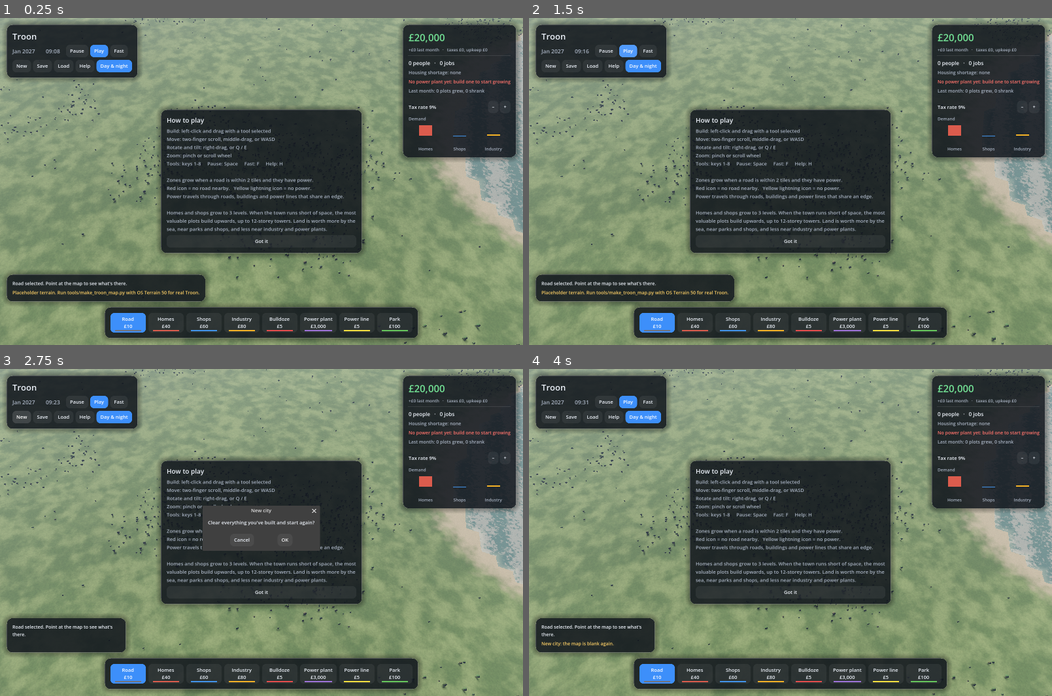
Above: before the commit, frames 1-4 (two rows, left to right).
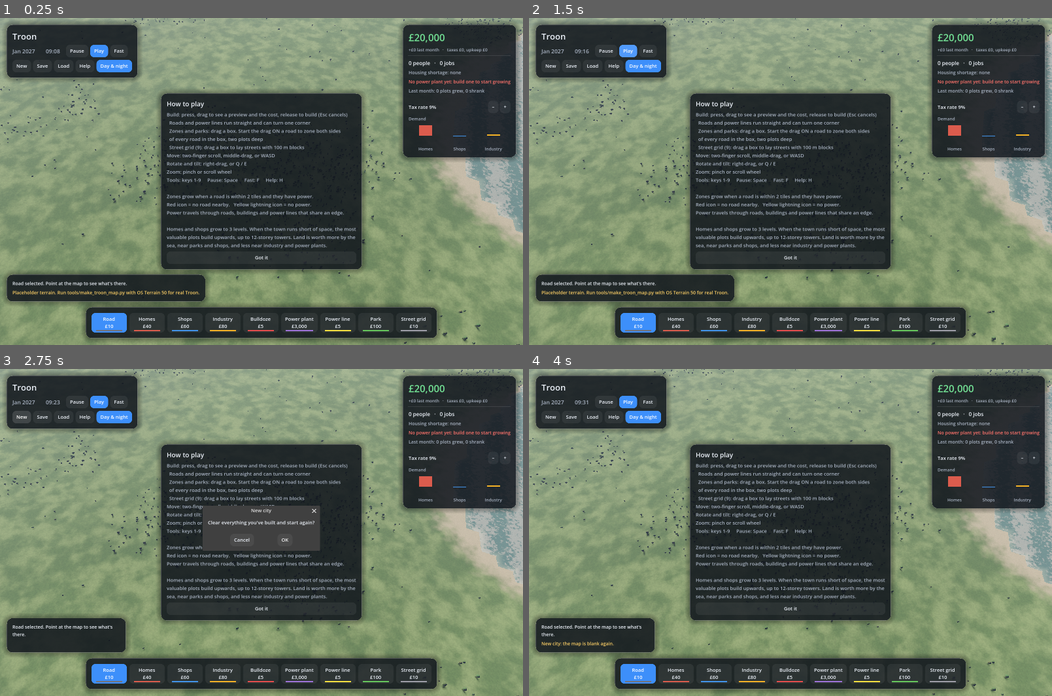
Above: after the commit, the same moments.

Repository: samdickie/city-sim-creator
Game: Godot game, scene res://game3d.tscn
Same seed, same stepped clock (60 frames per second), same inputs: the game is played once before the commit and once after it.
Inputs:
- Up to frame 1 (0.25 s): no input
- Up to frame 2 (1.5 s): click "Play" at 0.5 s; click "Play" at 1.25 s
- Up to frame 3 (2.75 s): click "New" at 2 s
- Up to frame 4 (4 s): click "New" at 2.75 s; click "OK" at 3.5 s

The runs differ from the first frame. In frame 1, 9.6% of the frame differs, in the area x 15-85%, y 22-99%; in frame 2, 9.6%; in frame 3, 9.0%; in frame 4, 9.7%.

Commit message:
Drag tools with preview: box and road-side zoning, straight roads, street grid; buildings on every frontage; building sites and gap infill
Co-Authored-By: Claude Opus 5.5 <noreply@anthropic.com>
Claude-Session: https://claude.ai/code/session_01TJfN1XR5FkkXgydyT6DSGx

Diff:
--- a/scripts/game3d.gd
+++ b/scripts/game3d.gd
@@ -15,7 +15,7 @@
 const SAVE_FILE := "user://troon_save.json"
 
 enum Tile { EMPTY, ROAD, HOMES, SHOPS, INDUSTRY, POWER_PLANT, POWER_LINE, PARK }   # same order as simulation.gd
-enum Tool { ROAD, HOMES, SHOPS, INDUSTRY, BULLDOZE, POWER_PLANT, POWER_LINE, PARK }
+enum Tool { ROAD, HOMES, SHOPS, INDUSTRY, BULLDOZE, POWER_PLANT, POWER_LINE, PARK, GRID }
 
 const TOOL_NAMES := {
 	Tool.ROAD: "Road",
@@ -26,6 +26,7 @@
 	Tool.POWER_PLANT: "Power plant",
 	Tool.POWER_LINE: "Power line",
 	Tool.PARK: "Park",
+	Tool.GRID: "Street grid",
 }
 const TOOL_TO_TILE := {
 	Tool.ROAD: Tile.ROAD,
@@ -35,6 +36,7 @@
 	Tool.POWER_PLANT: Tile.POWER_PLANT,
 	Tool.POWER_LINE: Tile.POWER_LINE,
 	Tool.PARK: Tile.PARK,
+	Tool.GRID: Tile.ROAD,
 }
 const TOOL_COLOURS := {
 	Tool.ROAD: Color(0.45, 0.45, 0.48),
@@ -45,6 +47,7 @@
 	Tool.POWER_PLANT: Color(0.62, 0.45, 0.85),
 	Tool.POWER_LINE: Color(0.98, 0.88, 0.25),
 	Tool.PARK: Color(0.40, 0.78, 0.36),
+	Tool.GRID: Color(0.62, 0.62, 0.66),
 }
 const TILE_NAMES := {
 	Tile.EMPTY: "Open land",
@@ -83,7 +86,8 @@
 var painting := false
 var orbiting := false
 var dragging_map := false
-var last_paint := Vector2i(-1, -1)
+var drag_start := Vector2i(-1, -1)     # where the current drag began
+var drag_plan: Array[Vector2i] = []    # tiles the current drag would build on
 var hover := Vector2i(-1, -1)
 var _ground_dirty := false
 var _buildings_dirty := false
@@ -178,12 +182,15 @@
 		var mb := event as InputEventMouseButton
 		match mb.button_index:
 			MOUSE_BUTTON_LEFT:
-				painting = mb.pressed
-				last_paint = Vector2i(-1, -1)
-				if painting:
-					_paint_at(hover)
-				else:
-					_buildings_dirty = true
+				# Press, drag to see a preview and the cost, release to build.
+				if mb.pressed:
+					if _in_map(hover):
+						painting = true
+						drag_start = hover
+						_update_drag()
+				elif painting:
+					painting = false
+					_finish_drag()
 			MOUSE_BUTTON_RIGHT:
 				orbiting = mb.pressed
 			MOUSE_BUTTON_MIDDLE:
@@ -202,8 +209,6 @@
 		elif dragging_map:
 			rig.pan_pixels(mm.relative)
 		_update_hover(mm.position)
-		if painting:
-			_paint_at(hover)
 
 	elif event is InputEventMagnifyGesture:       # trackpad pinch
 		var mg := event as InputEventMagnifyGesture
@@ -243,6 +248,10 @@
 				_select_tool(Tool.POWER_LINE)
 			KEY_8:
 				_select_tool(Tool.PARK)
+			KEY_9:
+				_select_tool(Tool.GRID)
+			KEY_ESCAPE:
+				_cancel_drag()
 			KEY_SPACE:
 				_set_speed(1 if speed == 0 else 0)
 			KEY_F:
@@ -317,42 +326,178 @@
 		hover = t
 		var why := _why_cant_build(hover) if _in_map(hover) else "-"
 		world.set_hover(hover, why == "" or why == "-")
-		_update_info()
+		if painting:
+			_update_drag()
+		else:
+			_update_info()
 
 
 # ------------------------------------------------------------------ building
 
-func _paint_at(t: Vector2i) -> void:
-	if not _in_map(t):
-		last_paint = Vector2i(-1, -1)
-		return
-	if _in_map(last_paint):
-		for p in _line(last_paint, t):
-			_apply_tool(p)
+# Every tool works the same way: press, drag to see the preview and the total
+# cost, release to build. What the drag covers depends on the tool:
+#   Road, power line   a straight run, turning one corner (L-shaped)
+#   Zones and parks    a box; or, if the drag starts on a road, both sides of
+#                      every road in the box, two plots deep
+#   Street grid        a box filled with streets every third tile (100 m blocks)
+#   Bulldoze           a box
+#   Power plant        the tile under the mouse
+
+func _update_drag() -> void:
+	var end := hover if _in_map(hover) else drag_start
+	drag_plan = _plan_tiles(drag_start, end)
+	var items: Array = []
+	var total := 0
+	var count := 0
+	for p in drag_plan:
+		var why := _why_cant_build(p, false)
+		if why == "-":
+			continue
+		var ok := why == ""
+		items.append([p, ok])
+		if ok:
+			total += _tool_cost(p)
+			count += 1
+	world.set_preview(items, TOOL_COLOURS[current_tool])
+	var what := "%s: %d %s" % [TOOL_NAMES[current_tool], count, "tile" if count == 1 else "tiles"]
+	if current_tool == Tool.BULLDOZE:
+		hud.show_info("%s to clear, %s. Release to clear, Esc to cancel." % [what, _money_text(total)])
+	elif total > sim.money:
+		hud.show_info("%s, %s. You have %s: it will build as far as the money goes." % [
+			what, _money_text(total), _money_text(sim.money)])
 	else:
-		_apply_tool(t)
-	last_paint = t
-	sim.recount()
-	_ground_dirty = true
-	_buildings_dirty = true
+		hud.show_info("%s, %s. Release to build, Esc to cancel." % [what, _money_text(total)])
+
+
+func _finish_drag() -> void:
+	var built := 0
+	for p in drag_plan:
+		if _apply_tool(p):
+			built += 1
+	drag_plan.clear()
+	world.set_preview([], Color.WHITE)
+	if built > 0:
+		sim.recount()
+		_ground_dirty = true
+		_buildings_dirty = true
 	_refresh_hud()
 
 
-func _apply_tool(p: Vector2i) -> void:
+func _cancel_drag() -> void:
+	painting = false
+	drag_plan.clear()
+	world.set_preview([], Color.WHITE)
+	_update_info()
+
+
+func _plan_tiles(a: Vector2i, b: Vector2i) -> Array[Vector2i]:
+	match current_tool:
+		Tool.ROAD, Tool.POWER_LINE:
+			return _l_path(a, b)
+		Tool.POWER_PLANT:
+			return [b]
+		Tool.GRID:
+			return _grid_tiles(a, b)
+		Tool.BULLDOZE:
+			return _box(a, b)
+	# Zones and parks.
+	if sim.tiles[a.y * map_w + a.x] == Tile.ROAD:
+		return _roadside(a, b)
+	return _box(a, b)
+
+
+func _box(a: Vector2i, b: Vector2i) -> Array[Vector2i]:
+	var out: Array[Vector2i] = []
+	for y in range(mini(a.y, b.y), maxi(a.y, b.y) + 1):
+		for x in range(mini(a.x, b.x), maxi(a.x, b.x) + 1):
+			out.append(Vector2i(x, y))
+	return out
+
+
+func _l_path(a: Vector2i, b: Vector2i) -> Array[Vector2i]:
+	# Straight along the longer direction first, then one turn to the end point.
+	var corner := Vector2i(b.x, a.y) if absi(b.x - a.x) >= absi(b.y - a.y) else Vector2i(a.x, b.y)
+	var out: Array[Vector2i] = []
+	for p in _straight(a, corner):
+		out.append(p)
+	for p in _straight(corner, b):
+		if p != corner:
+			out.append(p)
+	return out
+
+
+func _straight(a: Vector2i, b: Vector2i) -> Array[Vector2i]:
+	var out: Array[Vector2i] = []
+	var step := Vector2i(signi(b.x - a.x), signi(b.y - a.y))
+	var p := a
+	out.append(p)
+	while p != b:
+		p += step
+		out.append(p)
+	return out
+
+
+func _grid_tiles(a: Vector2i, b: Vector2i) -> Array[Vector2i]:
+	# Streets on every third row and column (two 50 m plots between them),
+	# plus the far edges, so every plot inside touches a road.
+	var x0 := mini(a.x, b.x)
+	var x1 := maxi(a.x, b.x)
+	var y0 := mini(a.y, b.y)
+	var y1 := maxi(a.y, b.y)
+	var out: Array[Vector2i] = []
+	for y in range(y0, y1 + 1):
+		for x in range(x0, x1 + 1):
+			if (x - x0) % 3 == 0 or (y - y0) % 3 == 0 or x == x1 or y == y1:
+				out.append(Vector2i(x, y))
+	return out
+
+
+func _roadside(a: Vector2i, b: Vector2i) -> Array[Vector2i]:
+	# Land on both sides of every road in the box, nearest the road first
+	# (so if money runs out, the frontages get built first).
+	var ring1: Array[Vector2i] = []
+	var ring2: Array[Vector2i] = []
+	var seen := {}
+	for r in _box(a, b):
+		if sim.tiles[r.y * map_w + r.x] != Tile.ROAD:
+			continue
+		for dy in range(-2, 3):
+			for dx in range(-2, 3):
+				var p := r + Vector2i(dx, dy)
+				if not _in_map(p) or seen.has(p):
+					continue
+				if sim.tiles[p.y * map_w + p.x] == Tile.ROAD:
+					continue
+				seen[p] = true
+				if maxi(absi(dx), absi(dy)) == 1:
+					ring1.append(p)
+				else:
+					ring2.append(p)
+	var out: Array[Vector2i] = []
+	for p in ring1:
+		out.append(p)
+	for p in ring2:
+		if not ring1.has(p):
+			out.append(p)
+	return out
+
+
+func _apply_tool(p: Vector2i) -> bool:
 	var problem := _why_cant_build(p)
 	if problem != "":
 		if problem != "-":
 			hud.flash(problem)
-		return
+		return false
 	var i := p.y * map_w + p.x
 	sim.money -= _tool_cost(p)
 	if current_tool == Tool.BULLDOZE:
 		sim.set_tile(i, Tile.EMPTY)
 	else:
 		sim.set_tile(i, TOOL_TO_TILE[current_tool])
-
-
-func _why_cant_build(p: Vector2i) -> String:
+	return true
+
+
+func _why_cant_build(p: Vector2i, check_money: bool = true) -> String:
 	# "" = OK to build; "-" = nothing to do (no message); otherwise the reason.
 	var i := p.y * map_w + p.x
 	var here := sim.tiles[i]
@@ -362,12 +507,19 @@
 	else:
 		if here == TOOL_TO_TILE[current_tool]:
 			return "-"
+		# Zones and parks go round roads, power and plants rather than replacing
+		# them; the street grid only goes on open land. (Bulldoze first to replace.)
+		var infrastructure := here == Tile.ROAD or here == Tile.POWER_LINE or here == Tile.POWER_PLANT
+		if current_tool in [Tool.HOMES, Tool.SHOPS, Tool.INDUSTRY, Tool.PARK] and infrastructure:
+			return "-"
+		if current_tool == Tool.GRID and here != Tile.EMPTY:
+			return "-"
 		if water[i] == 1:
 			return "You can't build on water."
 		if slope[i] > Settings.MAX_SLOPE_M:
 			return "Too steep to build here."
 	var cost := _tool_cost(p)
-	if cost > sim.money:
+	if check_money and cost > sim.money:
 		return "Not enough money: that costs %s." % _money_text(cost)
 	return ""
 
@@ -390,6 +542,8 @@
 			return Settings.POWER_LINE_COST
 		Tool.PARK:
 			return Settings.PARK_COST
+		Tool.GRID:
+			return Settings.ROAD_COST
 	return 0
 
 
@@ -403,35 +557,6 @@
 
 func _price_text(tool_id: int) -> String:
 	return _money_text(_base_cost(tool_id))
-
-
-func _line(a: Vector2i, b: Vector2i) -> Array[Vector2i]:
-	# Bresenham's line: every grid tile between a and b.
-	var points: Array[Vector2i] = []
-	var dx := absi(b.x - a.x)
-	var dy := -absi(b.y - a.y)
-	var sx := 1 if a.x < b.x else -1
-	var sy := 1 if a.y < b.y else -1
-	var err := dx + dy
-	var p := a
-	while true:
-		points.append(p)
-		if p == b:
-			break
-		var e2 := 2 * err
-		var step_x := e2 >= dy
-		var step_y := e2 <= dx
-		if step_x:
-			err += dy
-			p.x += sx
-		if step_y:
-			if step_x:
-				points.append(p)   # fill the corner so tiles always share an edge
-				if p == b:
-					break
-			err += dx
-			p.y += sy
-	return points
 
 
 func _select_tool(tool_id: int) -> void:
--- a/scripts/hud.gd
+++ b/scripts/hud.gd
@@ -222,11 +222,15 @@
 	var box := _vbox(help_panel)
 	box.add_child(_label("How to play", 20, TEXT))
 	var text := _label(
-		"Build: left-click and drag with a tool selected\n" +
+		"Build: press, drag to see a preview and the cost, release to build (Esc cancels)\n" +
+		"  Roads and power lines run straight and can turn one corner\n" +
+		"  Zones and parks: drag a box. Start the drag ON a road to zone both sides\n" +
+		"  of every road in the box, two plots deep\n" +
+		"  Street grid (9): drag a box to lay streets with 100 m blocks\n" +
 		"Move: two-finger scroll, middle-drag, or WASD\n" +
 		"Rotate and tilt: right-drag, or Q / E\n" +
 		"Zoom: pinch or scroll wheel\n" +
-		"Tools: keys 1-8     Pause: Space     Fast: F     Help: H\n\n" +
+		"Tools: keys 1-9     Pause: Space     Fast: F     Help: H\n\n" +
 		"Zones grow when a road is within %d tiles and they have power.\n" % Settings.ROAD_REACH +
 		"Red icon = no road nearby.   Yellow lightning icon = no power.\n" +
 		"Power travels through roads, buildings and power lines that share an edge.\n\n" +
Not shown, changed: GAME_DESIGN.md
